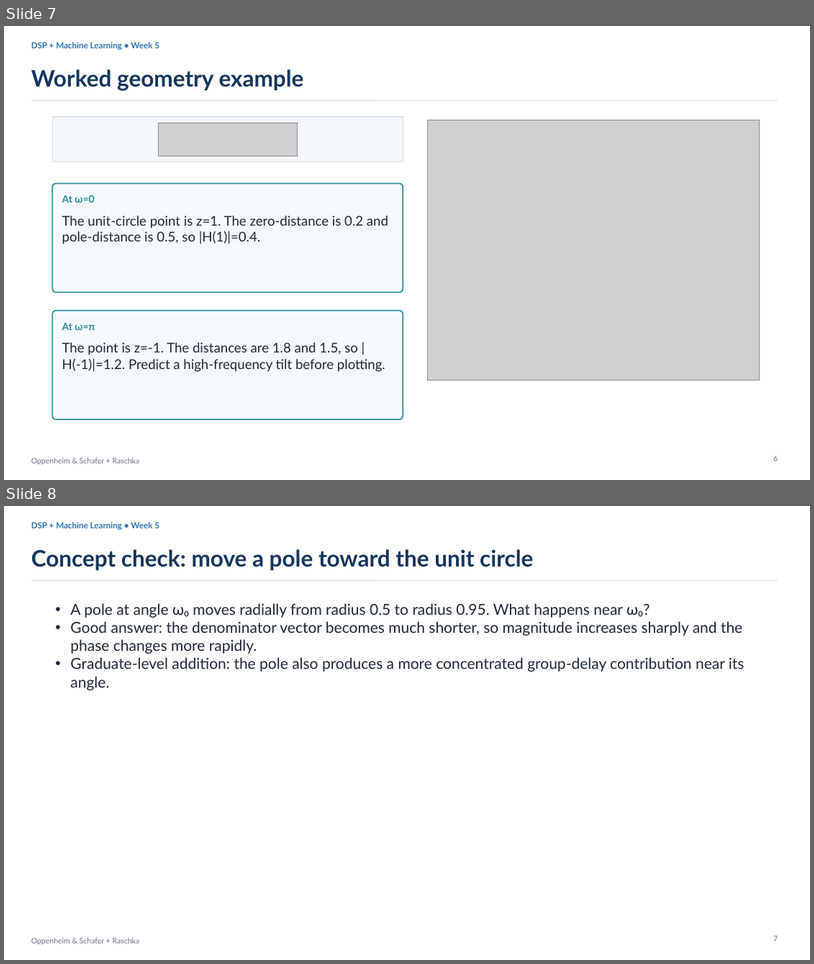
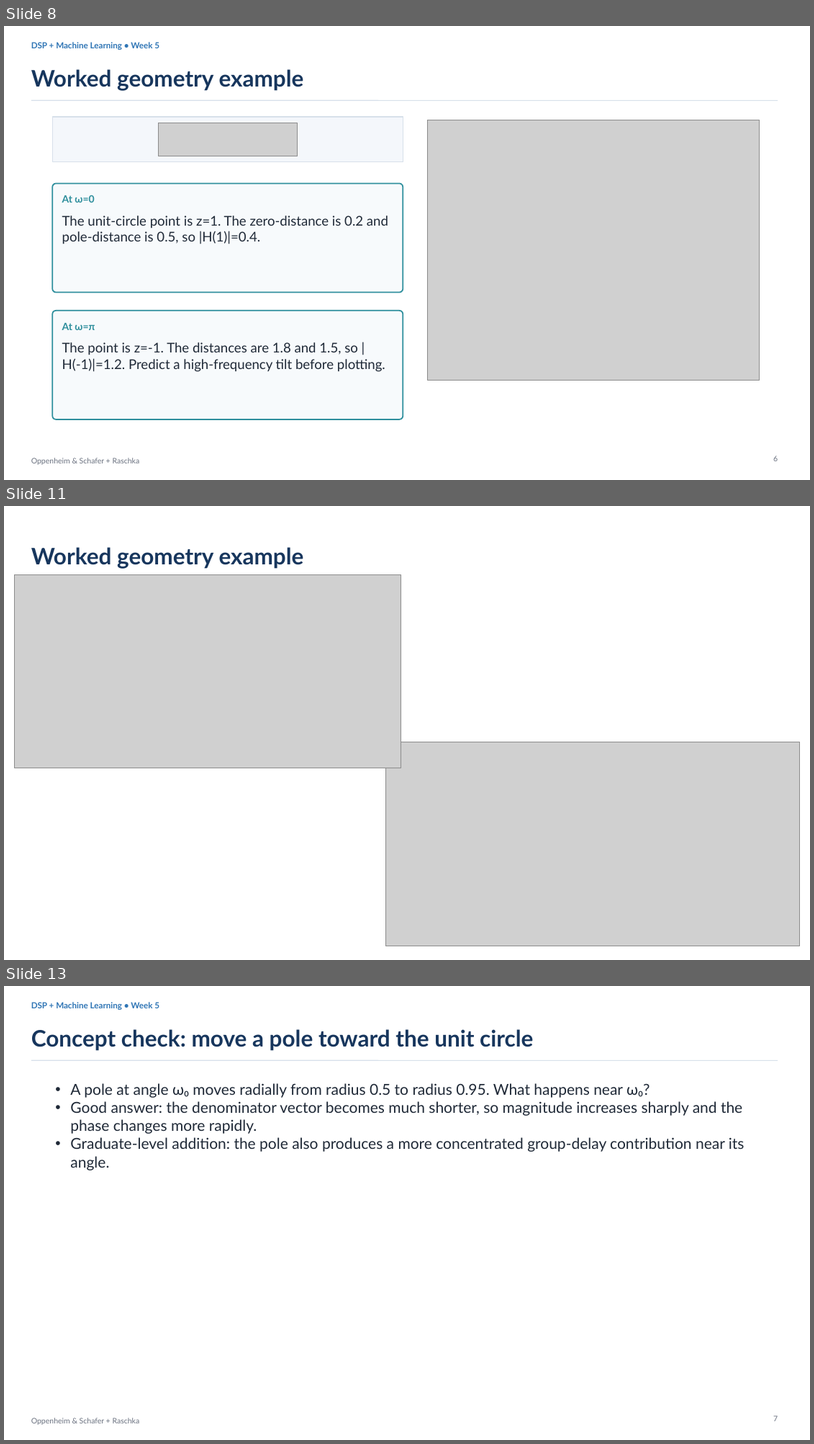
Before and after one commit to mathys2000/ecen45632_f26, a slide deck: lecture_slides/Week5_Lecture9_Time_Frequency_Responses_Group_Delay_092226_forClass.pptx. Shown one above the other, each under a label of ours: slides 7 and 8 before the commit, slides 8, 11 and 13 after it; the slides between them are not shown. The pictures are 814x964 and 814x1444 pixels, drawn with LibreOffice and Linux fonts; fonts in the diff are those of the drawing; grey boxes stand for pictures. Boxes give left, top, right and bottom in pixels: in the first picture for what was removed or moved away, otherwise in the second. Text is boxed around its words. In the diff, an @@ line names an element or a change of style, - is before the commit and + after.

```diff
--- a/lecture_slides/Week5_Lecture9_Time_Frequency_Responses_Group_Delay_092226_forClass.pptx
+++ b/lecture_slides/Week5_Lecture9_Time_Frequency_Responses_Group_Delay_092226_forClass.pptx
@@ slide 11 added at <box>4,506,810,960</box>, background #FFFFFF @@
@@ text added at <box>31,547,304,569</box>, 27 pt, text #17365D, bold @@
+Worked geometry example
@@ picture added at <box>14,575,401,768</box> @@
@@ picture added at <box>386,742,800,946</box> @@
@@ what was slide 7 is now slide 8 @@
@@ what was slide 8 is now slide 13 @@
```
Also in this commit, not shown: 2 slides changed, 5 other slides added, 23 other files.
